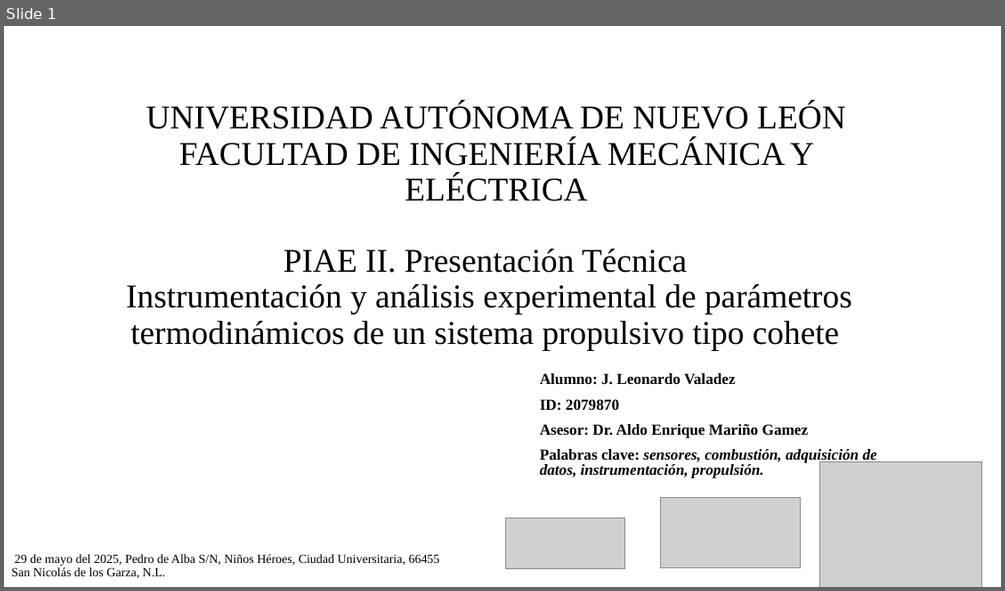
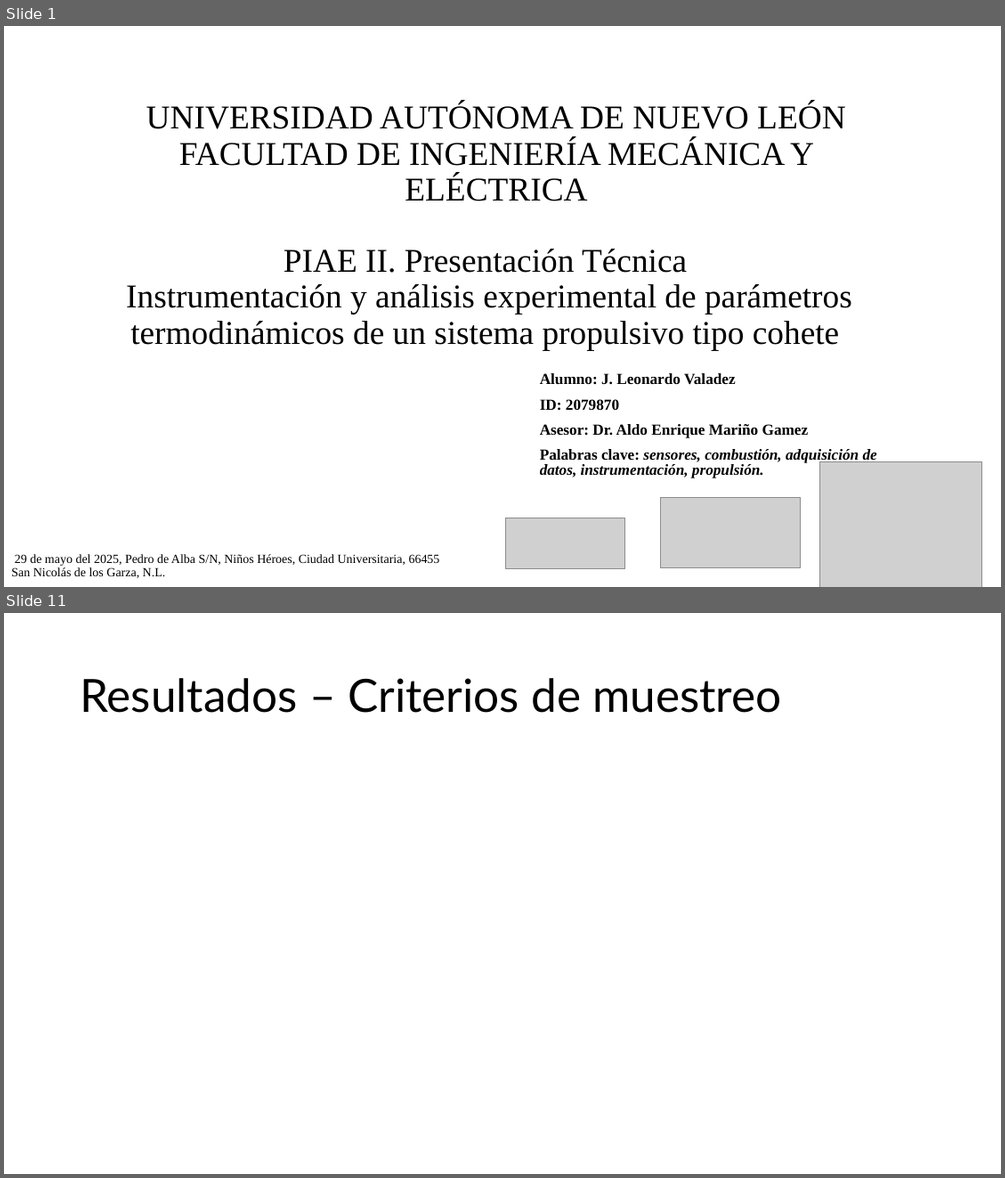
Before and after one commit to Archimedean2345/The-thermal-repository, a slide deck: PIAE2-Presentacion Tecnica.pptx. Shown one above the other, each under a label of ours: slide 1 before the commit, slides 1 and 11 after it; the slides between them are not shown. The pictures are 1005x591 and 1005x1178 pixels, drawn with LibreOffice and Linux fonts; fonts in the diff are those of the drawing; grey boxes stand for pictures; background and template pictures are left out. Boxes give left, top, right and bottom in pixels: in the first picture for what was removed or moved away, otherwise in the second. Text is boxed around its words. In the diff, an @@ line names an element or a change of style, - is before the commit and + after.

```diff
--- a/PIAE2-Presentacion Tecnica.pptx
+++ b/PIAE2-Presentacion Tecnica.pptx
@@ slide 11 added at [4, 613, 1001, 1174], background #FFFFFF @@
@@ title added at [80, 678, 781, 713], 44 pt, text #000000 @@
+Resultados – Criterios de muestreo
```
Also in this commit, not shown: 2 slides changed, 12 other slides added, 3 slides removed, 1 other file.
